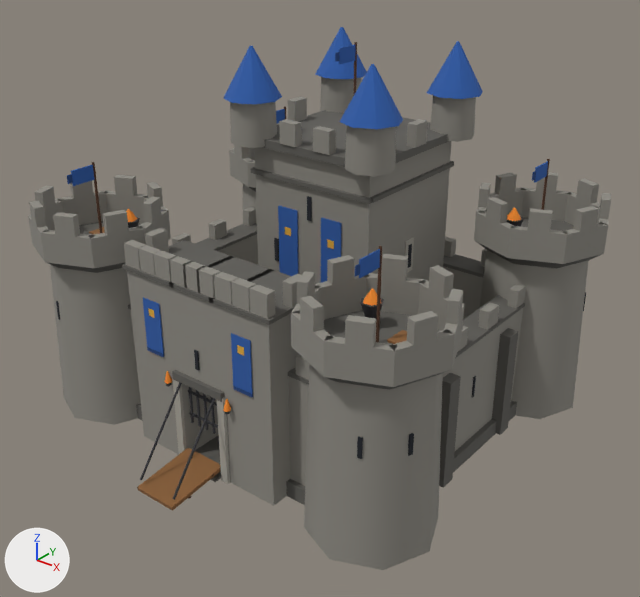
An edit to the glTF model ArcEngine/3D-models/3D-models-buildings/castle.glb, drawn before and after from the same camera.
Both versions are drawn from a 50 mm camera at (19.0, -23.9, 19.0) aimed at (0.8, -1.1, 4.8). Lighting does not change. The marker at lower left points along +X, +Y and +Z. The older version comes first. Vertices at exactly the same position are counted once.

The first picture shows 'castle'.
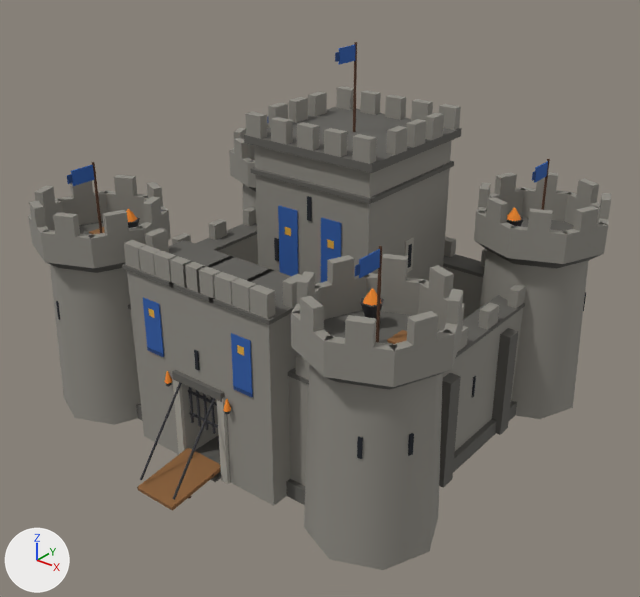
Changed parts and their boxes (x1, y1, x2, y2) in the pictures (640 x 597 px; the box of a moved part takes in the faces that stretch with it):
'castle', reshaped
    before: (28, 27, 611, 570)
    after: (28, 42, 611, 570)
part 1 of me_castle, moved or reshaped
    before: (279, 119, 302, 147)
    after: (245, 112, 267, 139)
part 2 of me_castle, moved or reshaped
    before: (313, 126, 336, 155)
    after: (271, 117, 293, 144)
part 3 of me_castle, added
    after: (297, 122, 319, 151)
part 4 of me_castle, added
    after: (324, 128, 347, 157)
part 5 of me_castle, added
    after: (352, 134, 377, 164)
part 6 of me_castle, added
    after: (336, 86, 354, 110)
part 7 of me_castle, added
    after: (360, 90, 381, 115)
part 8 of me_castle, added
    after: (385, 95, 406, 120)
part 9 of me_castle, added
    after: (411, 99, 433, 121)
part 10 of me_castle, added
    after: (439, 104, 461, 130)
part 11 of me_castle, added
    after: (425, 113, 444, 140)
part 12 of me_castle, added
    after: (386, 126, 408, 155)
part 13 of me_castle, added
    after: (308, 92, 327, 117)
part 14 of me_castle, added
    after: (268, 103, 288, 128)
part 15 of me_castle, deleted
    before: (339, 64, 403, 176)
part 16 of me_castle, deleted
    before: (427, 41, 483, 142)
part 17 of me_castle, deleted
    before: (224, 46, 282, 148)
part 18 of me_castle, deleted
    before: (315, 27, 367, 113)

The change, as a diff of the scene's bpy script:
```diff
--- a/ArcEngine/3D-models/3D-models-buildings/castle.glb.py
+++ b/ArcEngine/3D-models/3D-models-buildings/castle.glb.py
@@ me_castle @@
 # used by ob_castle; location = (0.0, 0.0, 0.0)
-me_castle.from_pydata(...)  # 2319 vertices, 3844 faces; spans x -8.7..8.7, y -8.9..7.7, z 0.0..13.4
+me_castle.from_pydata(...)  # 2223 vertices, 3636 faces; spans x -8.7..8.7, y -8.9..7.7, z 0.0..13.4
+# me_castle part 1: the loose piece of 8 vertices spanning x -1.1..-0.4, y -1.0..-0.6, z 10.2..11.1 is moved by (-1.6, 0.1, 0.0)
+# me_castle part 2: the loose piece of 8 vertices spanning x 0.4..1.1, y -1.0..-0.6, z 10.2..11.1 is moved by (-2.0, 0.1, 0.0)
+# me_castle part 3: a new loose piece, a box spanning x -0.35..0.35, y -0.95..-0.59, z 10.25..11.05, in mat_castle (picture img_castle_palette)
+# me_castle part 4: a new loose piece, a box spanning x 0.85..1.55, y -0.95..-0.59, z 10.25..11.05, in mat_castle (picture img_castle_palette)
+# me_castle part 5: a new loose piece, a box spanning x 2.05..2.75, y -0.95..-0.59, z 10.25..11.05, in mat_castle (picture img_castle_palette)
+# me_castle part 6: a new loose piece, a box spanning x -2.75..-2.05, y 4.39..4.75, z 10.25..11.05, in mat_castle (picture img_castle_palette)
+# me_castle part 7: a new loose piece, a box spanning x -1.55..-0.85, y 4.39..4.75, z 10.25..11.05, in mat_castle (picture img_castle_palette)
+# me_castle part 8: a new loose piece, a box spanning x -0.35..0.35, y 4.39..4.75, z 10.25..11.05, in mat_castle (picture img_castle_palette)
+# me_castle part 9: a new loose piece, a box spanning x 0.85..1.55, y 4.39..4.75, z 10.25..11.05, in mat_castle (picture img_castle_palette)
+# me_castle part 10: a new loose piece, a box spanning x 2.05..2.75, y 4.39..4.75, z 10.25..11.05, in mat_castle (picture img_castle_palette)
+# me_castle part 11: a new loose piece, a box spanning x 2.49..2.85, y 2.72..3.42, z 10.25..11.05, in mat_castle (picture img_castle_palette)
+# me_castle part 12: a new loose piece, a box spanning x 2.49..2.85, y 0.38..1.08, z 10.25..11.05, in mat_castle (picture img_castle_palette)
+# me_castle part 13: a new loose piece, a box spanning x -2.85..-2.49, y 2.72..3.42, z 10.25..11.05, in mat_castle (picture img_castle_palette)
+# me_castle part 14: a new loose piece, a box spanning x -2.85..-2.49, y 0.38..1.08, z 10.25..11.05, in mat_castle (picture img_castle_palette)
+# me_castle part 15: 34 vertices removed from x 1.5..3.7, y -1.8..0.3, z 10.0..13.4
+# me_castle part 16: 34 vertices removed from x 1.5..3.7, y 3.5..5.6, z 10.0..13.4
+# me_castle part 17: 34 vertices removed from x -3.7..-1.5, y -1.8..0.3, z 10.0..13.4
+# me_castle part 18: 34 vertices removed from x -3.7..-1.5, y 3.5..5.6, z 10.0..13.4
+# other edits to the shape of me_castle do not show in these pictures
 me_castle.materials.append(mat_castle)
```
